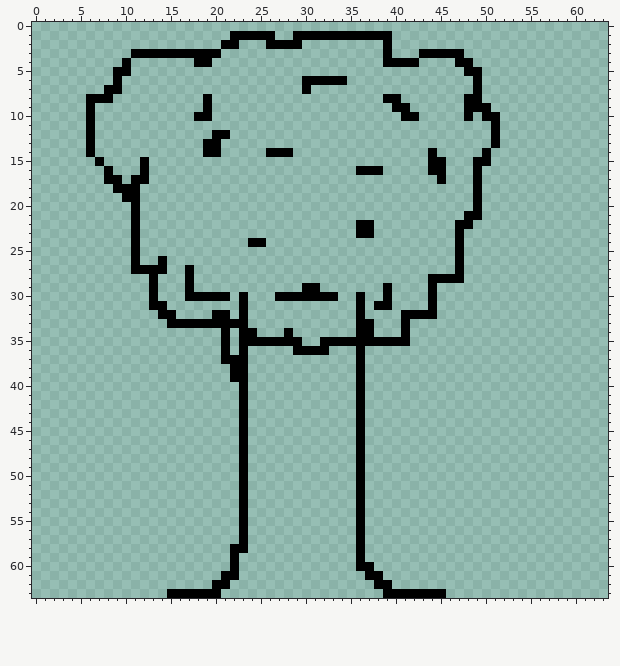
One commit to this pixel-art sprite: src/apps/demo/assets/main/tree.png. The picture above was drawn from the file before the commit.
The file is 64x64 pixels.
Now the later version:
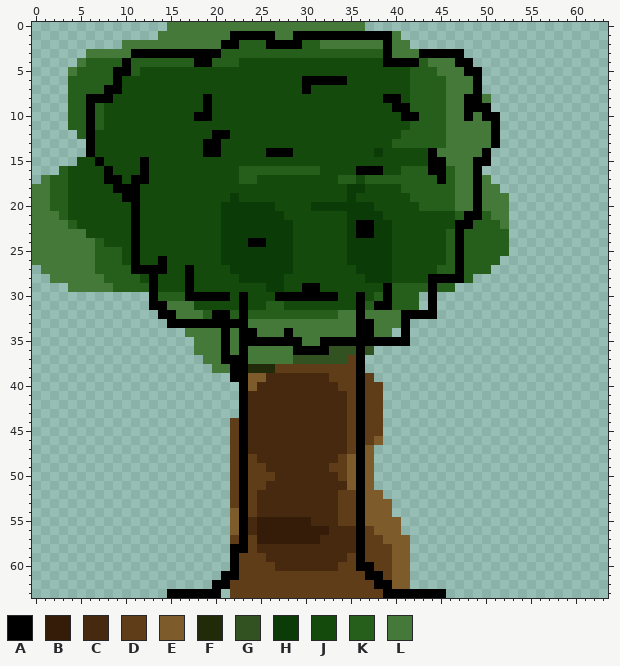
Palette (. is transparent): A #000000  B #341c08  C #46290e  D #5e3d18  E #7e5b2a  F #222b09  G #335221  H #0b3b06  J #144b0d  K #255f1b  L #457939
What changed:
Changed rows in their new state; - is an unchanged pixel.
first column x 0:
 0 ---------------LLLLLLLLLLLLLLLLLLLLLL----------------
 1 --------------LLLLLLLL-----LL-----------L------------
 2 ----------LLLLLLLLLLL--KKK----KKLLLLLLL-LL-----------
 3 ------LLLLL----------KKKKKKKKKKKKKKKKKK-LLL----------
 4 -----LKKKK-KKKKKKK--KKKJJJJJJJJJJJJJJJJ----KLLL------
 5 ----LKKKK--KJJJJJJJJJJJJJJJJJJJJJJJJJJJJJJKKKLLL-----
 6 ----KKKKK-JJJJJJJJJJJJJJJJJJJJ-----JJJJJJJKKKKLLL----
 7 ----KKKK--JJJJJJJJJJJJJJJJJJJJ-JJJJJJJJJJJKKKKLLL----
 8 ----KK---JJJJJJJJJJ-JJJJJJJJJJJJJJJJJJJ--JKKKKLL--L--
 9 ----KK-KJJJJJJJJJJJ-JJJJJJJJJJJJJJJJJJJJ--KKKKLL-----
10 ----KK-KJJJJJJJJJJ--JJJJJJJJJJJJJJJJJJJJJ--KKKLL-L---
11 ----KK-KJJJJJJJJJJJJJJJJJJJJJJJJJJJJJJJJJJKKKKLLLLL--
12 -----K-JJJJJJJJJJJJJ--JJJJJJJJJJJJJJJJJJJKKKKKLLLLL--
13 -------JJJJJJJJJJJJ--JJJJJJJJJJJJJJJJJJJKKKKKKLLLLL--
14 -------JJJJJJJJJJJJ--JJJJJ---JJJJJJJJJHJJJJJ-LLLLL---
15 -----JJ-JJJJ-JJJJJJJJJJJJJJJJJJJJJJJJJJJJJJJ--LLL----
16 ---KJJJJ-JJJ-JJJJJJJJJJKKKKKKKKKJJJJ---JJKKK--KLL----
17 -LKKJJJJ--J--JJJJJJJJJJKKJJJJJJJJJKKJKKKKKKKK-KLL-L--
18 LLKKJJJJJ---JJJJJJJJJJJJJJJJJJJJJJJHHJJJJKKKKKKLL-LL-
19 LLKKJJJJJJ--JJJJJJJJJJHJJJJJJJJJJJJHJJJJJJKKKKKLL-LLL
20 LLKKJJJJJJJ-JJJJJJJJJHHHHHHJJJJHHHHHHHJJJJJKKKKLL-LLL
21 LLLKJJJJJJJ-JJJJJJJJJHHHHHHHJJJJJJJHHHHJJJJJJJJK--KLL
22 LLLLKJJJJJJ-JJJJJJJJJHHHHHHHHJJJJJJH--HHJJJJJJJ--KKKL
23 LLLLLLJJJJJ-JJJJJJJJJHHHHHHHHJJJJJJH--HHJJJJJJK-KKKKK
24 LLLLLLLKJJJ-JJJJJJJJJHHH--HHHJJJJJJHHHHHJJJJJJK-KKKKK
25 LLLLLLLKKKJ-JJJJJJJJJHHHHHHHHJJJJJJHHHHHJJJJJJK-KKKKK
26 LLLLLLLKKKJ-JJ-JJJJJJHHHHHHHHJJJJJJHHHHHJJJJJJK-KKKK-
27 -LLLLLLKKKK----JJ-JJJJHHHHHHHJJJJJJJHHHHJJJJJKK-KKK--
28 --LLLLLLKKKKJ-JJJ-JJJJJHHHHHJJJJJJJJJHHHJJJJ----K----
29 ----LLLLLKKKK-JJJ-JJJJJJJJHHJJ--JJJJJJJ-KKKK-KK------
30 --------------KKK-----J-JJJ-------JJ-JK-KKK----------
31 ---------------LLLJJJJJ-JJKKJJJJJJJJ-K--KKK----------
32 ----------------LLLK--K-KKKKKKKKKKLL-LLLL------------
33 ------------------------LLLLLLLLLLLL--LLL------------
34 -----------------LLLL-L--LLL-LLLLLLL--LL-------------
35 ------------------LLL-L-------LL---------------------
36 ------------------LLL-L-LLLLL----GGG-G---------------
37 -------------------LL---LLLLLGGGGGGD-----------------
38 --------------------LL--FFFDDDDDDDDD-----------------
39 ------------------------EECCCCCCCDDD-D---------------
40 ------------------------ECCCCCCCCCDD-DD--------------
41 ------------------------CCCCCCCCCCCD-DD--------------
42 ------------------------CCCCCCCCCCCD-DD--------------
43 ------------------------CCCCCCCCCCCD-DD--------------
44 ----------------------D-CCCCCCCCCCCD-DD--------------
45 ----------------------D-CCCCCCCCCCCD-DD--------------
46 ----------------------D-CCCCCCCCCCCD-DE--------------
47 ----------------------D-CCCCCCCCCCCD-E---------------
48 ----------------------D-DCCCCCCCCCDE-E---------------
49 ----------------------D-DDCCCCCCCDDE-E---------------
50 ----------------------D-DDDCCCCCCCDE-E---------------
51 ----------------------D-DDCCCCCCCCCE-E---------------
52 ----------------------D-DCCCCCCCCCDD-EE--------------
53 ----------------------D-DCCCCCCCCCDD-EEE-------------
54 ----------------------E-DCCCCCCCCCDD-EEE-------------
55 ----------------------E-CBBBBBBCCCDD-EEEE------------
56 ----------------------E-CBBBBBBBBCCC-DEEE------------
57 ----------------------D-DBBBBBBBCCCC-DDEEE-----------
58 ------------------------DCCCCCCCCCCC-DDDEE-----------
59 -----------------------DDDCCCCCCCCCD-DDDEE-----------
60 -----------------------DDDDCCCCCCCDD--DDEE-----------
61 -----------------------DDDDDDDDDDDDDD--DEE-----------
62 ----------------------DDDDDDDDDDDDDDDD--EE-----------
63 ----------------------DDDDDDDDDDDDDDDDD--------------
Boxes around the changes in both pictures, in picture pixels (x1, y1, x2, y2):
added: (32, 22, 509, 598)
